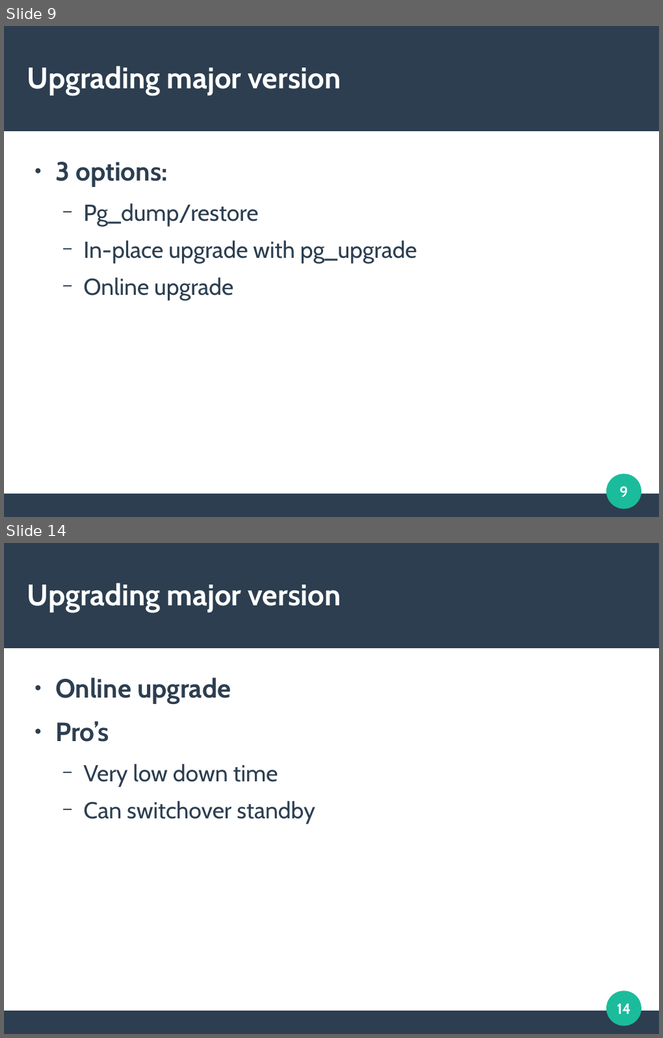
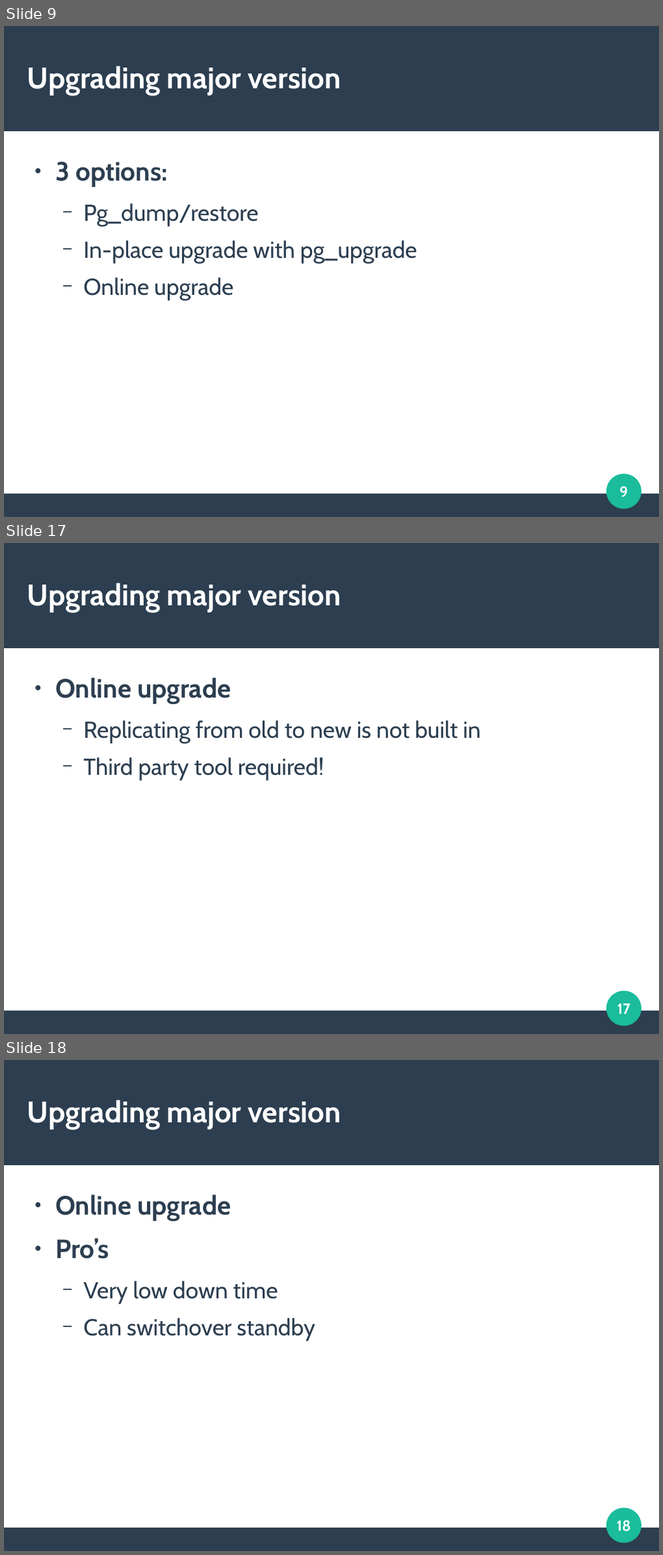
Before and after one commit to openPablo/edb_upgrade_presentation, a slide deck: upgrading_presentation.odp. Shown one above the other, each under a label of ours: slides 9 and 14 before the commit, slides 9, 17 and 18 after it; the slides between them are not shown. The pictures are 663x1038 and 663x1555 pixels, drawn with LibreOffice and Linux fonts; fonts in the diff are those of the drawing. Boxes give left, top, right and bottom in pixels: in the first picture for what was removed or moved away, otherwise in the second. Text is boxed around its words. In the diff, an @@ line names an element or a change of style, - is before the commit and + after.

```diff
--- a/upgrading_presentation.odp
+++ b/upgrading_presentation.odp
@@ slide 17 added at (4,543,659,1034), background #FFFFFF; not listed: 3 template elements that a slide beside it also shows @@
@@ title added at (27,583,341,613), 36 pt, text #FFFFFF, bold @@
+Upgrading major version
@@ text added at (55,678,480,780), 28 pt, text #2C3E50 @@
+● Online upgrade
+  − Replicating from old to new is not built in
+  − Third party tool required!
@@ page number added at (618,1004,631,1014), 18 pt, text #FFFFFF, bold @@
+17
@@ what was slide 14 is now slide 18 @@
@@ page number at (617,1520,631,1532): text changed @@
-14
+18
```
Also in this commit, not shown: 7 slides changed, 2 other slides added, 2 other files.
